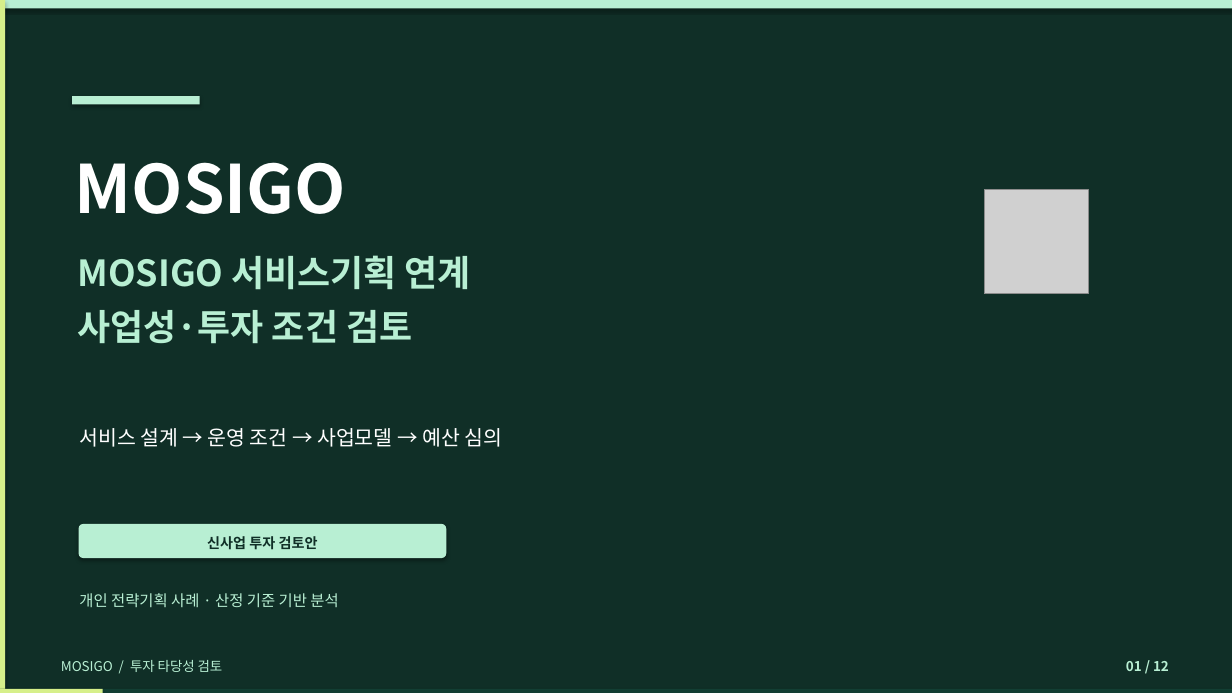
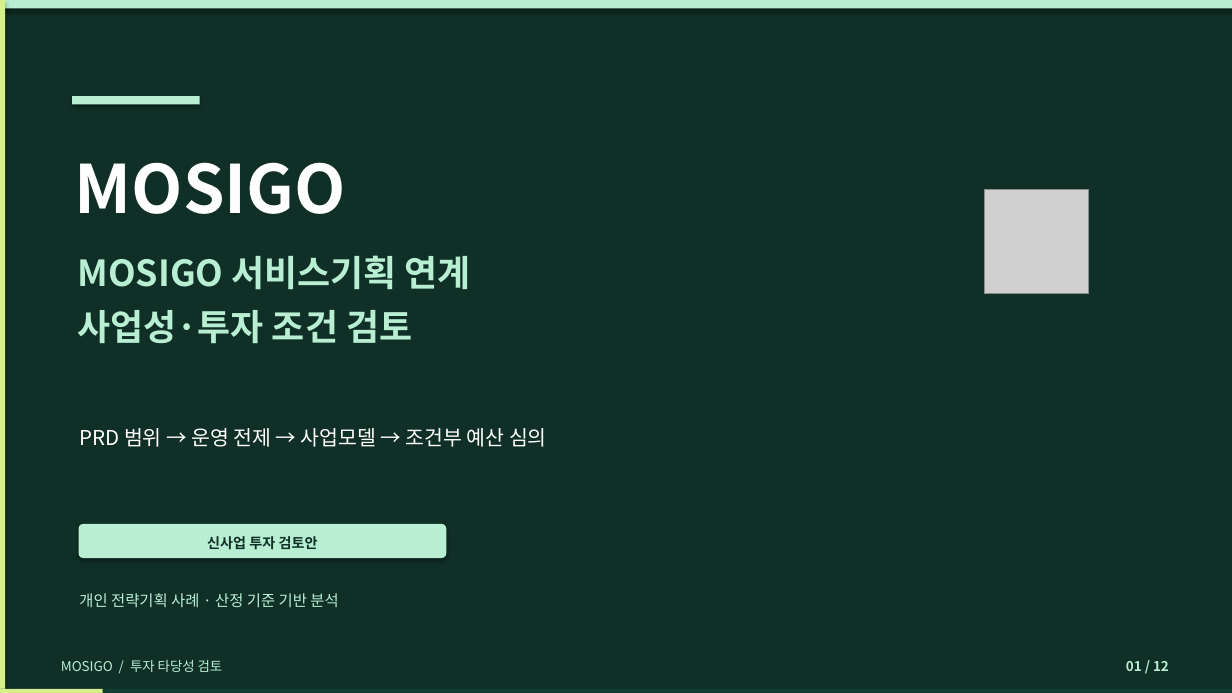
Before and after one commit to dohyunkimmm/mosigo-case-study, a slide deck: slide 1 of downloads/MOSIGO_IR_Investment_Review_12slides.pptx. Drawn at 1232x693 pixels with LibreOffice and Linux fonts; fonts in the diff are those of the drawing; grey boxes stand for pictures. Boxes give left, top, right and bottom in pixels: in the first picture for what was removed or moved away, otherwise in the second. Text is boxed around its words. In the diff, an @@ line names an element or a change of style, - is before the commit and + after.

```diff
--- a/downloads/MOSIGO_IR_Investment_Review_12slides.pptx
+++ b/downloads/MOSIGO_IR_Investment_Review_12slides.pptx
@@ text at [79,428,547,447]: text changed @@
-서비스 설계 → 운영 조건 → 사업모델 → 예산 심의
+PRD 범위 → 운영 전제 → 사업모델 → 조건부 예산 심의
```
Also in this commit, not shown: 6 other slides changed, 15 other files.
